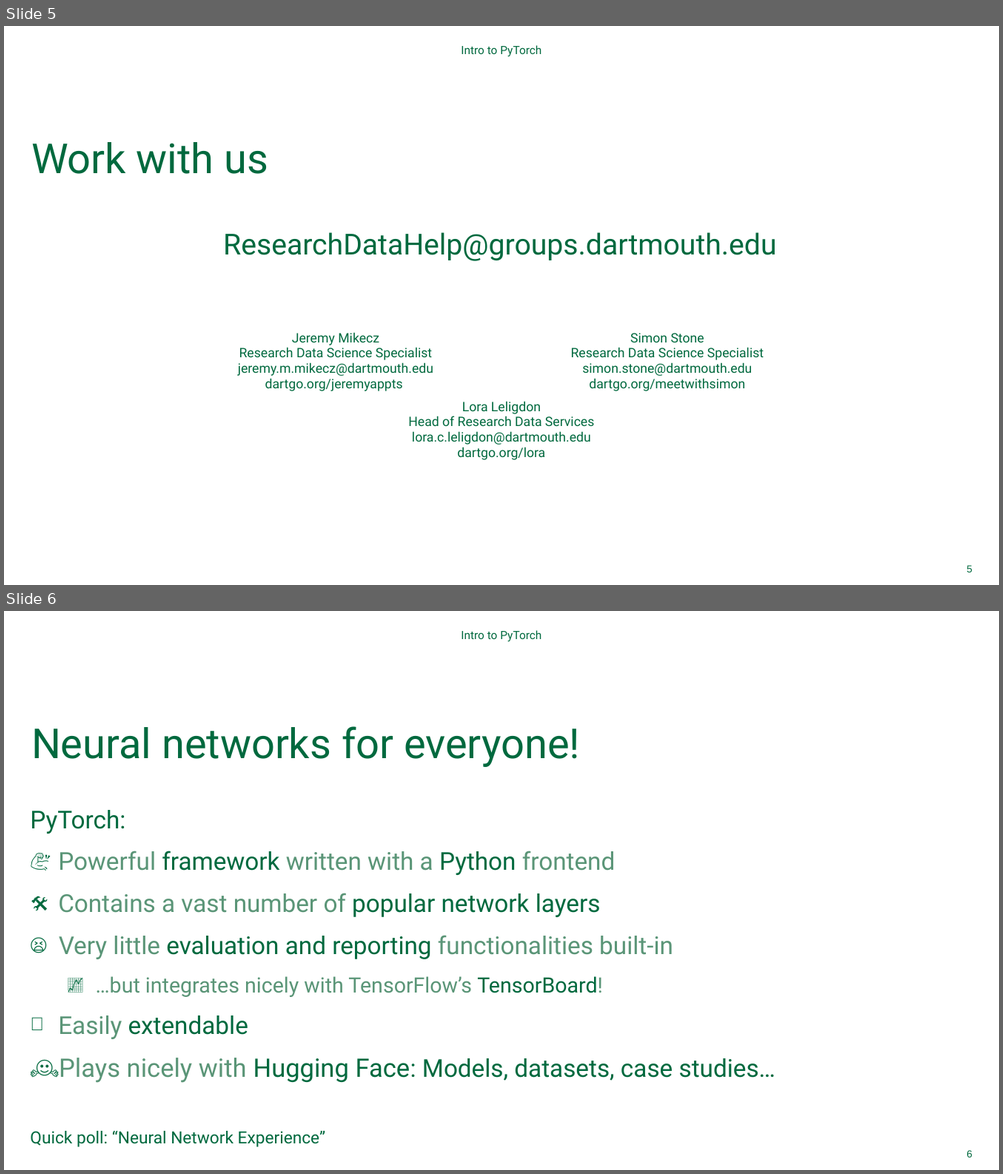
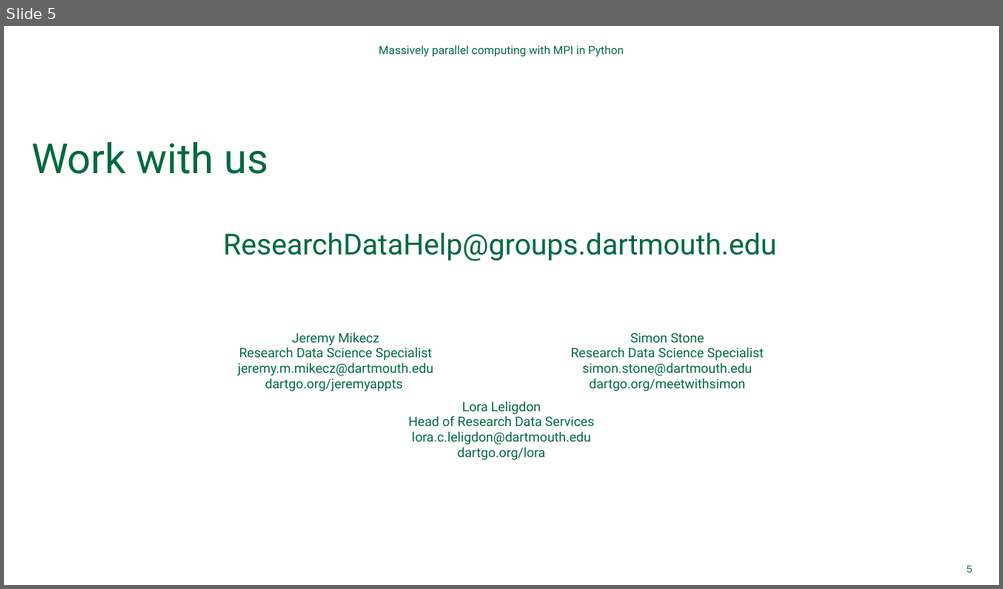
Before and after one commit to Dartmouth-Libraries/distributed-computing-with-python-and-mpi, a slide deck: ppt/Distributed-Computing-with-MPI.pptx. Shown one above the other, each under a label of ours: slides 5 and 6 before the commit, slide 5 after it. The pictures are 1003x1174 and 1003x589 pixels, drawn with LibreOffice and Linux fonts; fonts in the diff are those of the drawing; background and template pictures are left out. Boxes give left, top, right and bottom in pixels: in the first picture for what was removed or moved away, otherwise in the second. Text is boxed around its words. In the diff, an @@ line names an element or a change of style, - is before the commit and + after.

```diff
--- a/ppt/Distributed-Computing-with-MPI.pptx
+++ b/ppt/Distributed-Computing-with-MPI.pptx
@@ slide 6 removed at (4, 611, 999, 1170), background #FFFFFF @@
@@ text removed at (461, 630, 541, 642) @@
-Intro to PyTorch
@@ title removed at (31, 726, 580, 767) @@
-Neural networks for everyone!
@@ text removed at (30, 810, 775, 1147) @@
-PyTorch:
-💪 Powerful framework written with a Python frontend
-🛠 Contains a vast number of popular network layers
-😫 Very little evaluation and reporting functionalities built-in
-  📈 …but integrates nicely with TensorFlow’s TensorBoard!
-🧩 Easily extendable
-🤗 Plays nicely with Hugging Face: Models, datasets, case studies…
-Quick poll: “Neural Network Experience”
@@ page number removed at (966, 1150, 972, 1158) @@
-6
@@ slide 5 changed as well @@
@@ text at (378, 45, 623, 57): text changed @@
-Intro to PyTorch
+Massively parallel computing with MPI in Python
```
Also in this commit, not shown: 7 other slides changed, 4 slides added, 2 other slides removed.
